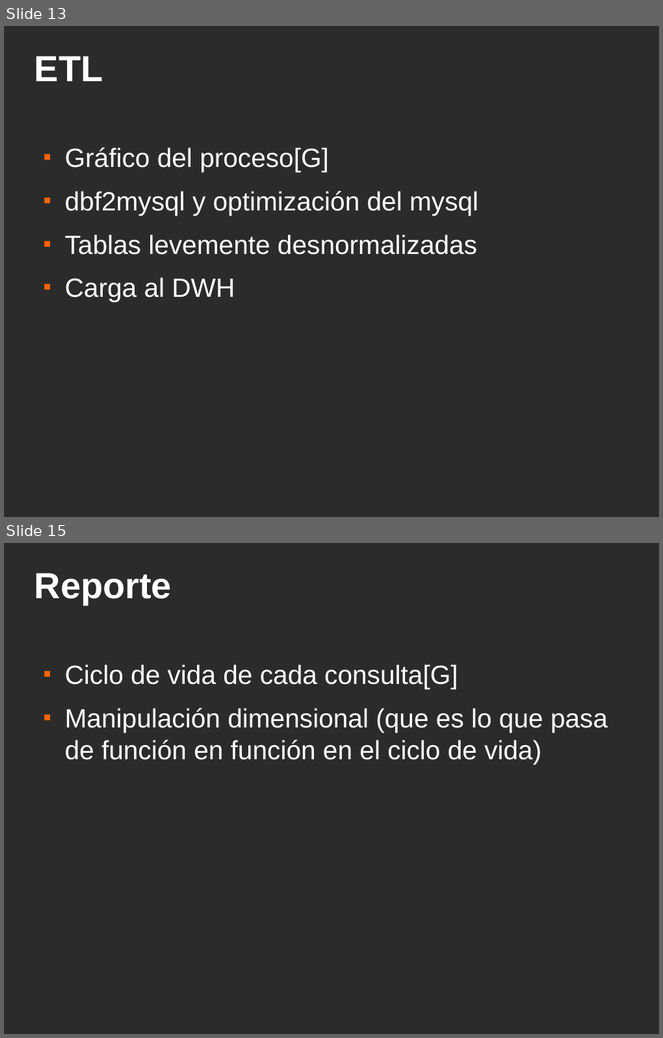
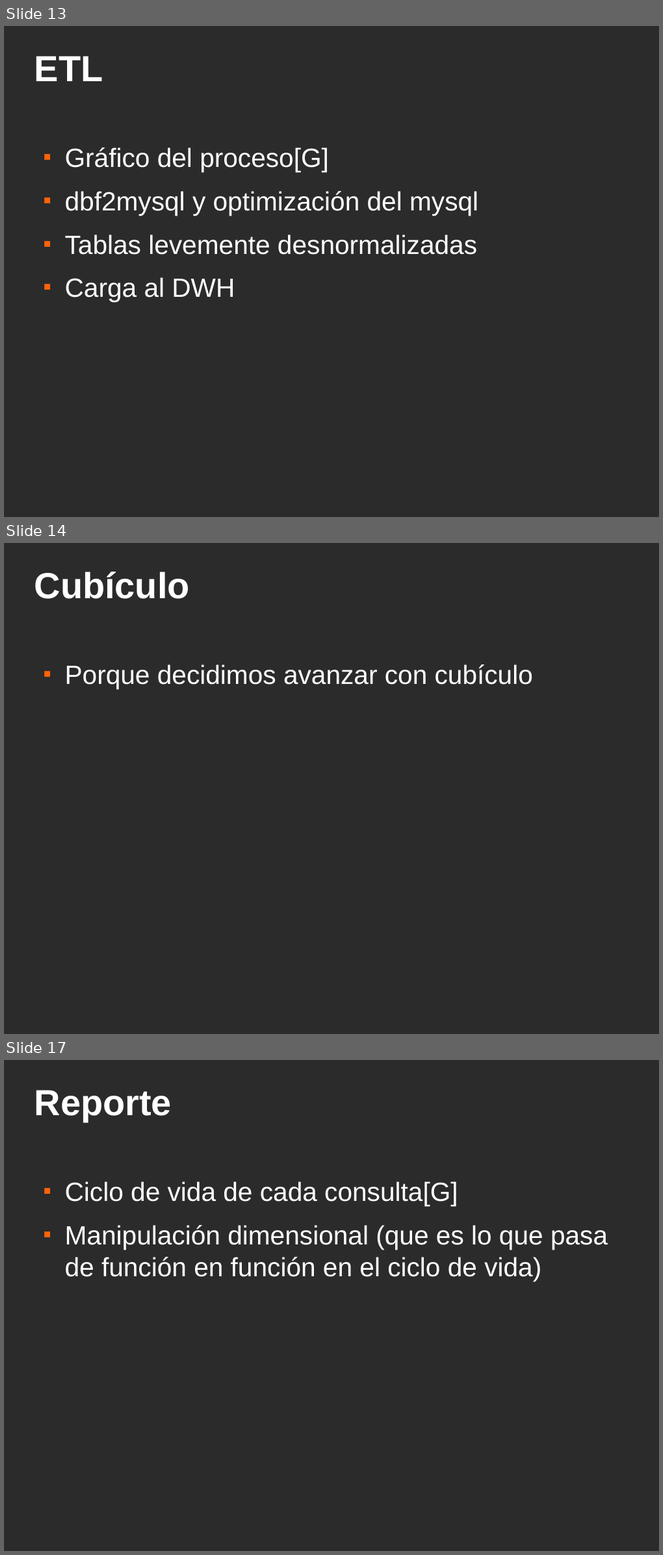
Before and after one commit to ervin45/proyectofinal, a slide deck: doc/material_para_la_catedra/presentacion_final/presentacion_final.odp. Shown one above the other, each under a label of ours: slides 13 and 15 before the commit, slides 13, 14 and 17 after it; the slides between them are not shown. The pictures are 663x1038 and 663x1555 pixels, drawn with LibreOffice and Linux fonts; fonts in the diff are those of the drawing; background and template pictures are left out; a plain dark background stands for a picture behind light text. Boxes give left, top, right and bottom in pixels: in the first picture for what was removed or moved away, otherwise in the second. Text is boxed around its words. In the diff, an @@ line names an element or a change of style, - is before the commit and + after.

```diff
--- a/doc/material_para_la_catedra/presentacion_final/presentacion_final.odp
+++ b/doc/material_para_la_catedra/presentacion_final/presentacion_final.odp
@@ slide 14 added at (4,543,659,1034), background picture (left out) @@
@@ title added at (35,572,190,599), 44 pt, text #FFFFFF, bold @@
+Cubículo
@@ text added at (65,665,533,689), 32 pt, text #FFFFFF @@
+■ Porque decidimos avanzar con cubículo
@@ what was slide 15 is now slide 17 @@
```
Also in this commit, not shown: 6 slides changed, 7 other slides added, 4 slides removed.
